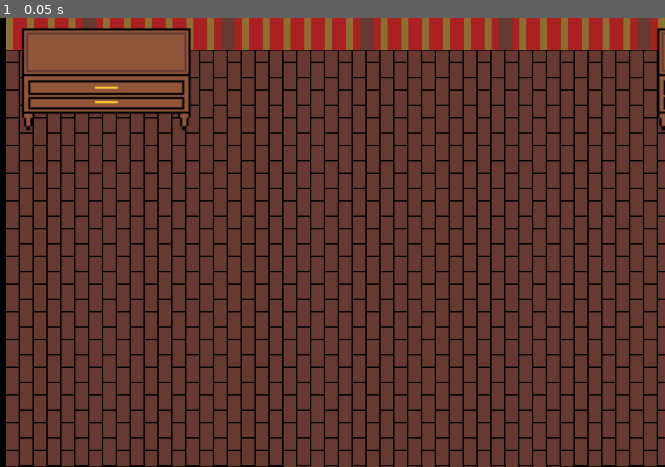
Above: before the commit, frame 1.
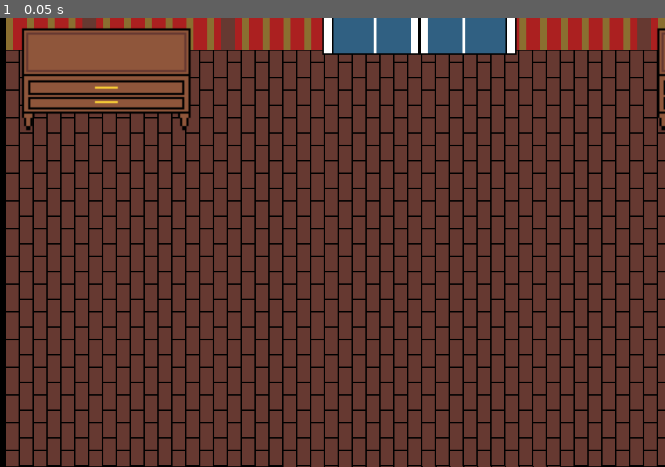
Above: after the commit, the same moment.

Repository: CISC204-S26/hw4-claralg-khardy
Game: Godot game, scene res://Scenes/foyer.tscn
The game is run twice, just before and just after one commit, with the same random seed, the same clock (stepped at 60 frames per second) and the same inputs. This scene is started directly instead of the project's main scene.
Inputs:
- Up to frame 1 (0.05 s): no input

The runs differ from the first frame. In frame 1, 2.4% of the frame differs, in the area x 48-78%, y 0-9%.

Commit message:
added door to foyer

Diff:
--- a/emoh-enog/Scenes/foyer.tscn
+++ b/emoh-enog/Scenes/foyer.tscn
@@ -2,6 +2,7 @@
 
 [ext_resource type="Texture2D" uid="uid://cqmon862004nt" path="res://Assets/Sprites/Dresser.png" id="1_6dvja"]
 [ext_resource type="Texture2D" uid="uid://bldn2lt45mk4k" path="res://Assets/Sprites/PlanksTexture.png" id="1_p4inb"]
+[ext_resource type="Texture2D" uid="uid://dy531cd46jh4f" path="res://Assets/Sprites/GreenhouseEntranceDoor.png" id="2_nv2dc"]
 [ext_resource type="Texture2D" uid="uid://cju0fxbbhmidr" path="res://Assets/Sprites/Wallpaper.png" id="2_u7b4r"]
 
 [node name="Foyer" type="Node2D" unique_id=971780771]
@@ -17,6 +18,11 @@
 position = Vector2(1246, 72)
 scale = Vector2(1.5, 1.5)
 texture = ExtResource("1_6dvja")
+
+[node name="GreenhouseEntranceDoor" type="Sprite2D" parent="." unique_id=638905904]
+z_index = 1
+position = Vector2(794, -147)
+texture = ExtResource("2_nv2dc")
 
 [node name="Floors" type="Node" parent="." unique_id=1467163015]
 
Binary file added: emoh-enog/Assets/Sprites/GreenhouseEntranceDoor.png
Not shown, added: emoh-enog/Assets/Sprites/GreenhouseEntranceDoor.png.import
